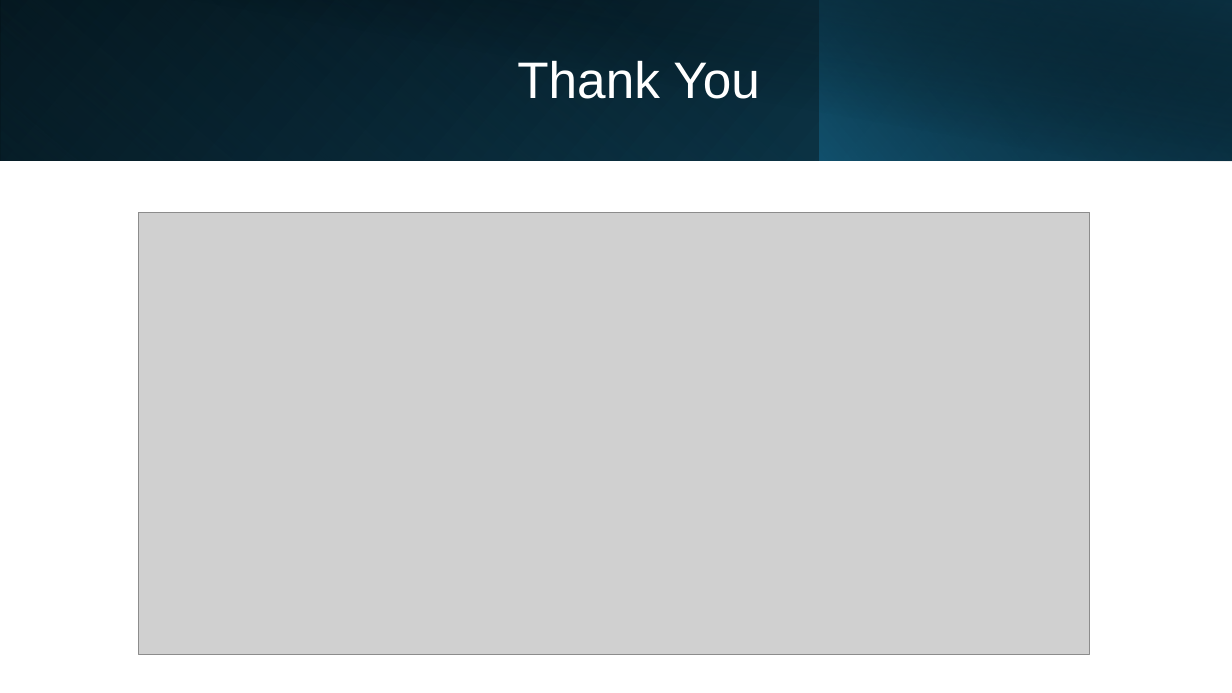
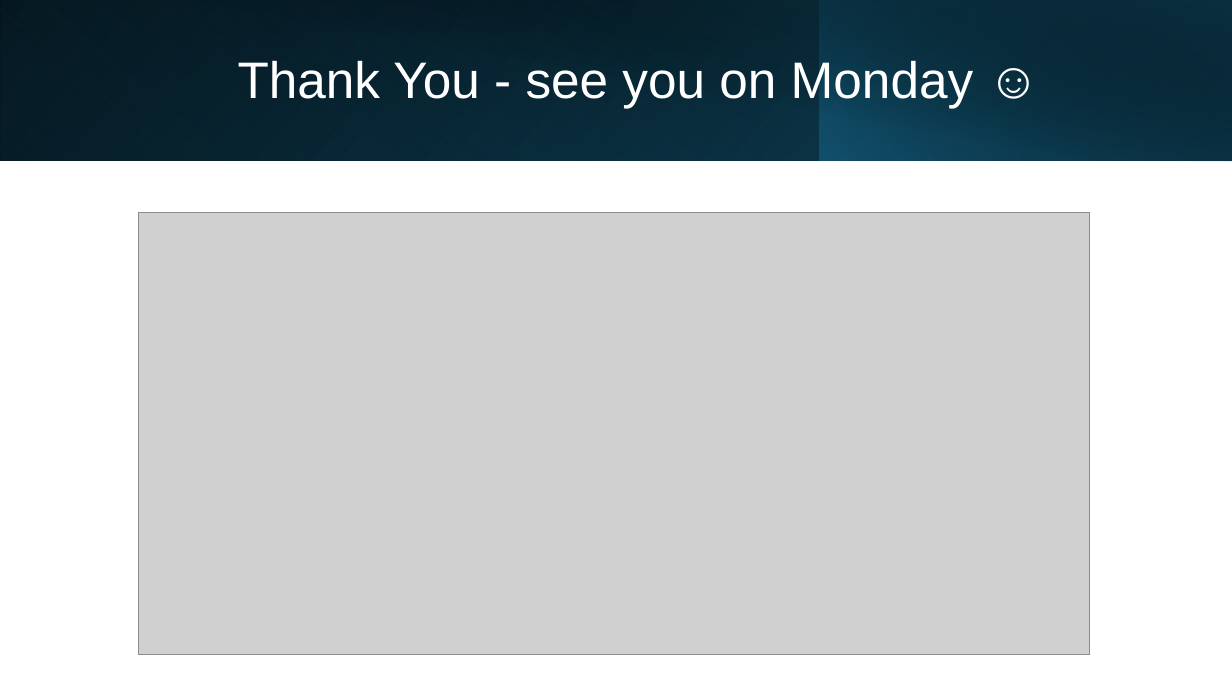
Before and after one commit to mohitsarin-tamu/Gradvisor, a slide deck: slide 5 of Gradvisor.pptx. Drawn at 1232x693 pixels with LibreOffice and Linux fonts; fonts in the diff are those of the drawing; grey boxes stand for pictures. Boxes give left, top, right and bottom in pixels: in the first picture for what was removed or moved away, otherwise in the second. Text is boxed around its words. In the diff, an @@ line names an element or a change of style, - is before the commit and + after.

```diff
--- a/Gradvisor.pptx
+++ b/Gradvisor.pptx
@@ title at (x1=238, y1=60, x2=974, y2=108): text changed @@
-Thank You
+Thank You - see you on Monday ☺
```
Also in this commit, not shown: 2 other slides changed.
